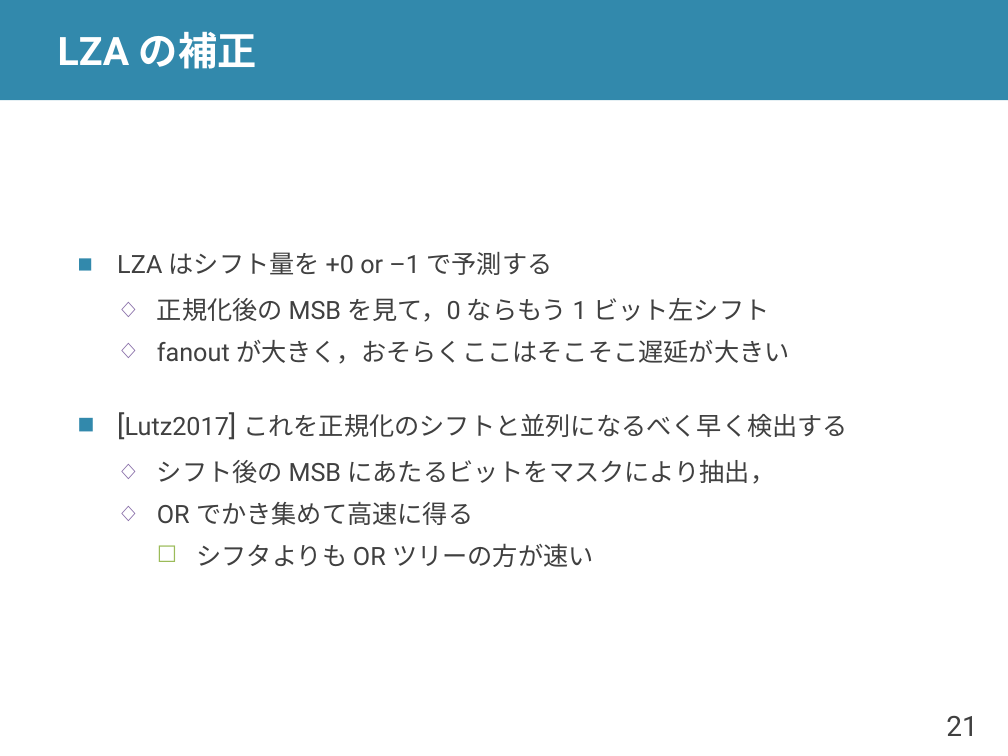
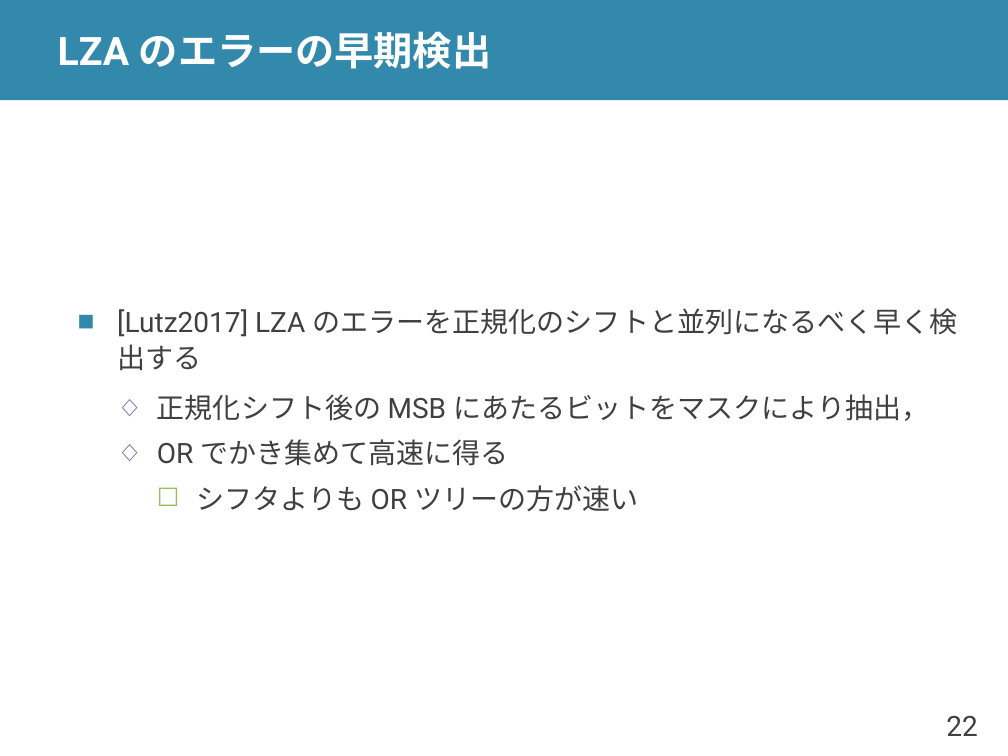
Before and after one commit to shioyadan/advanced-computer-organization, a slide deck: slide 22 of aco-shioya-appendix-fpu.pptx (slide 21 before the commit). Drawn at 1008x756 pixels with LibreOffice and Linux fonts; fonts in the diff are those of the drawing. Boxes give left, top, right and bottom in pixels: in the first picture for what was removed or moved away, otherwise in the second. Text is boxed around its words. In the diff, an @@ line names an element or a change of style, - is before the commit and + after.

```diff
--- a/aco-shioya-appendix-fpu.pptx
+++ b/aco-shioya-appendix-fpu.pptx
@@ title at [58, 31, 491, 69]: text changed @@
-LZA の補正
+LZA のエラーの早期検出
@@ text at [117, 308, 958, 421]: text changed; size 18 to 20 pt @@
-■ LZA はシフト量を +0 or –1 で予測する
-  ◇ 正規化後の MSB を見て，0 ならもう 1 ビット左シフト
-  ◇ fanout が大きく，おそらくここはそこそこ遅延が大きい
-■ [Lutz2017] これを正規化のシフトと並列になるべく早く検出する
-  ◇ シフト後の MSB にあたるビットをマスクにより抽出，
+■ [Lutz2017] LZA のエラーを正規化のシフトと並列になるべく早く検出する
+  ◇ 正規化シフト後の MSB にあたるビットをマスクにより抽出，
@@ text at [157, 439, 638, 511]: size 18 to 20 pt in "OR でかき集めて高速に得る", "シフタよりも OR ツリーの方が速い" @@
@@ page number at [946, 716, 977, 736]: text changed @@
-21
+22
```
Also in this commit, not shown: 4 other slides changed, 6 slides added.
